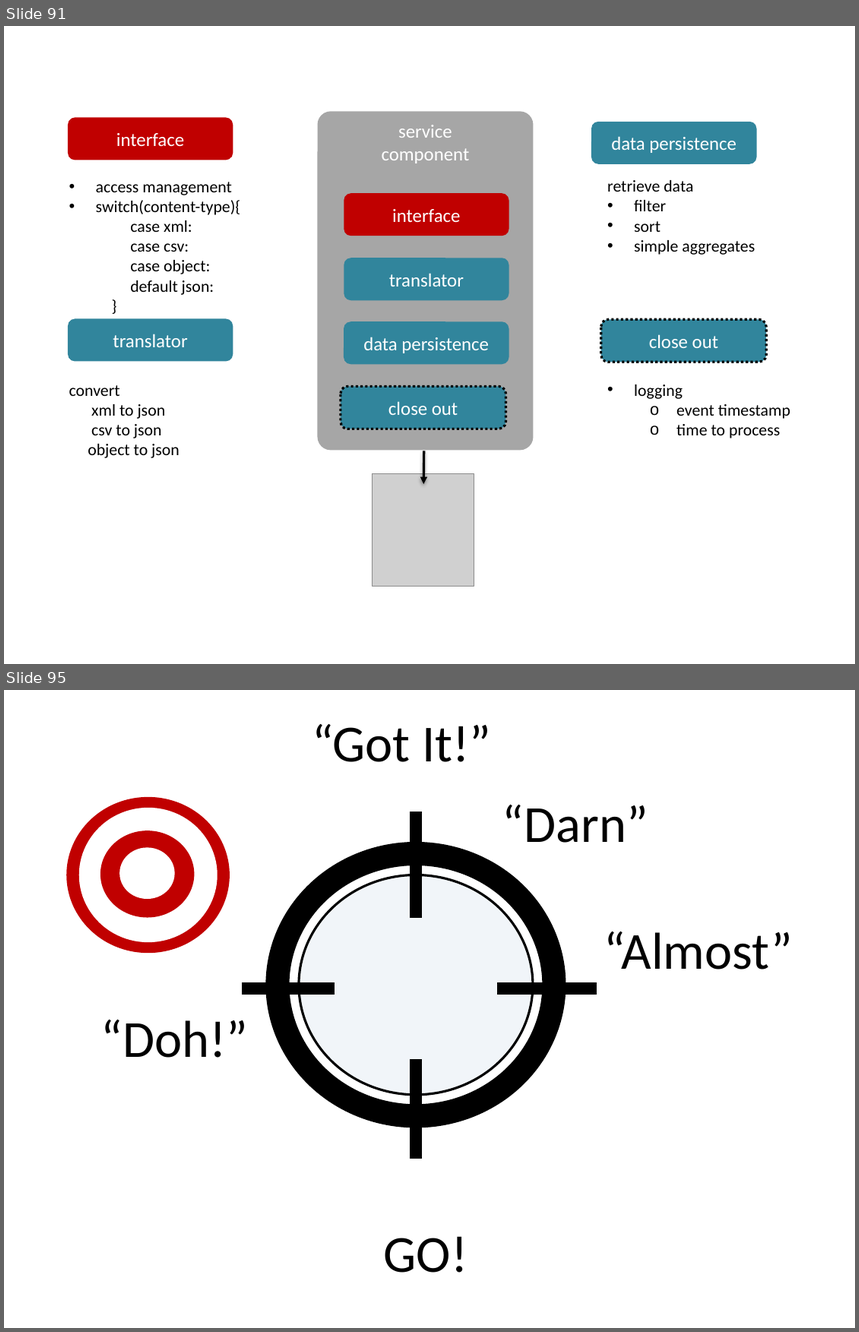
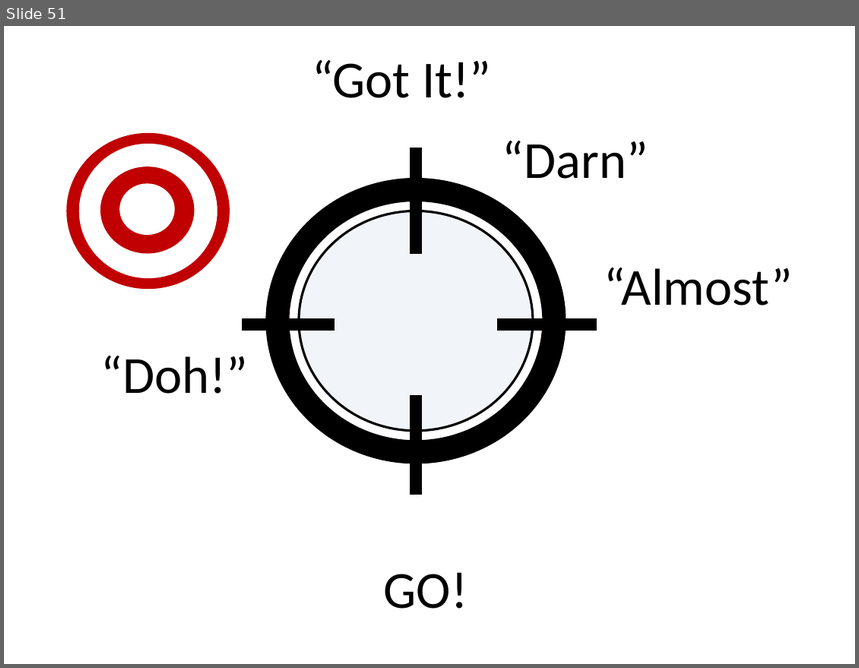
Before and after one commit to dsietz/daas, a slide deck: doc/Data as a Service.pptx. Shown one above the other, each under a label of ours: slides 91 and 95 before the commit, slide 51 after it; the slides between them are not shown. The pictures are 859x1332 and 859x668 pixels, drawn with LibreOffice and Linux fonts; fonts in the diff are those of the drawing; grey boxes stand for pictures. Boxes give left, top, right and bottom in pixels: in the first picture for what was removed or moved away, otherwise in the second. Text is boxed around its words. In the diff, an @@ line names an element or a change of style, - is before the commit and + after.

```diff
--- a/doc/Data as a Service.pptx
+++ b/doc/Data as a Service.pptx
@@ slide 91 removed at (x1=4, y1=26, x2=855, y2=664), background #FFFFFF @@
@@ rounded rectangle removed at (x1=68, y1=118, x2=233, y2=161) @@
-interface
@@ rounded rectangle removed at (x1=591, y1=121, x2=756, y2=164) @@
-data persistence
@@ text removed at (x1=96, y1=182, x2=241, y2=295) @@
-• access management
-• switch(content-type){
-  case xml:
-  case csv:
-  case object:
-  default json:
-  }
@@ text removed at (x1=607, y1=180, x2=755, y2=255) @@
-retrieve data
-• filter
-• sort
-• simple aggregates
@@ rounded rectangle removed at (x1=68, y1=319, x2=233, y2=361) @@
-translator
@@ rounded rectangle removed at (x1=601, y1=319, x2=767, y2=362) @@
-close out
@@ text removed at (x1=69, y1=385, x2=180, y2=458) @@
-convert
-xml to json
-csv to json
-object to json
@@ text removed at (x1=634, y1=385, x2=791, y2=439) @@
-• logging
-  o event timestamp
-  o time to process
@@ group removed at (x1=317, y1=111, x2=534, y2=586): 5 rounded rectangles, 1 picture, 1 arrow @@
-service
-component
-interface
-translator
-data persistence
-close out
@@ what was slide 95 is now slide 51 @@
```
Also in this commit, not shown: 7 slides changed, 6 slides added, 49 other slides removed.
